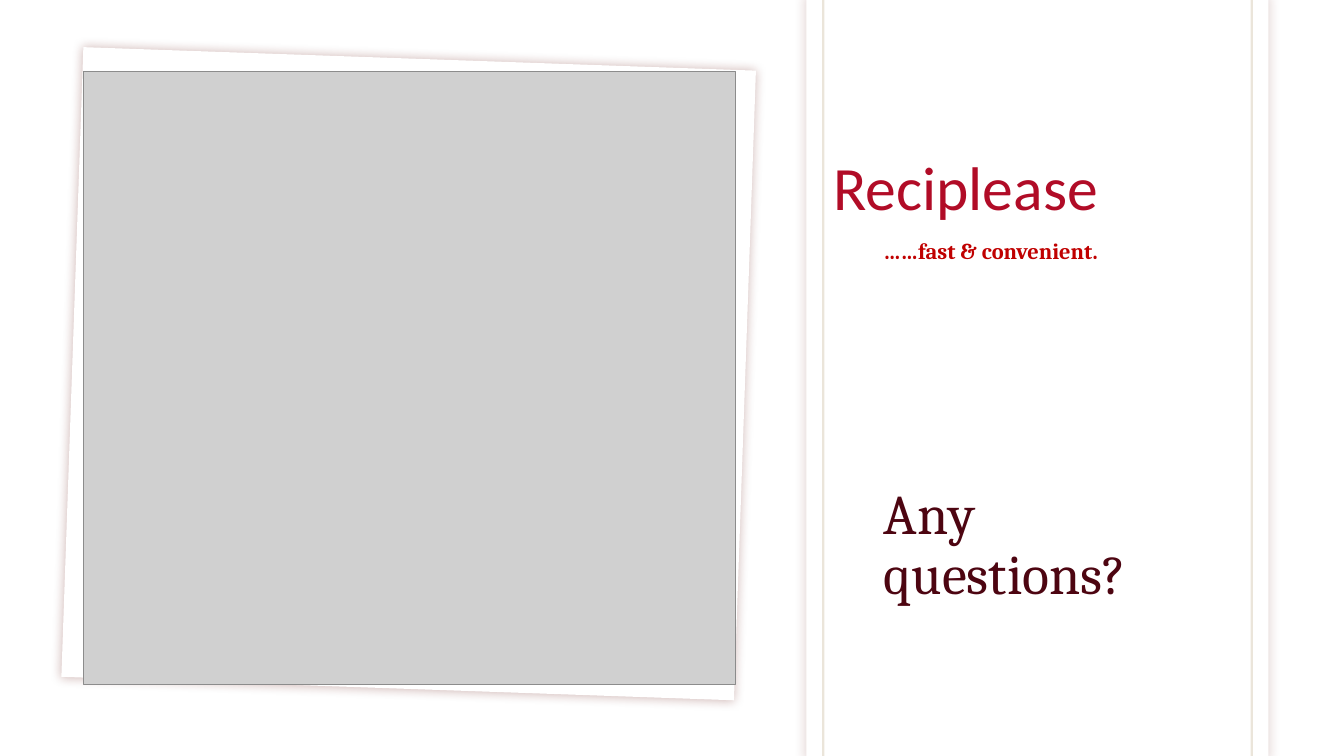
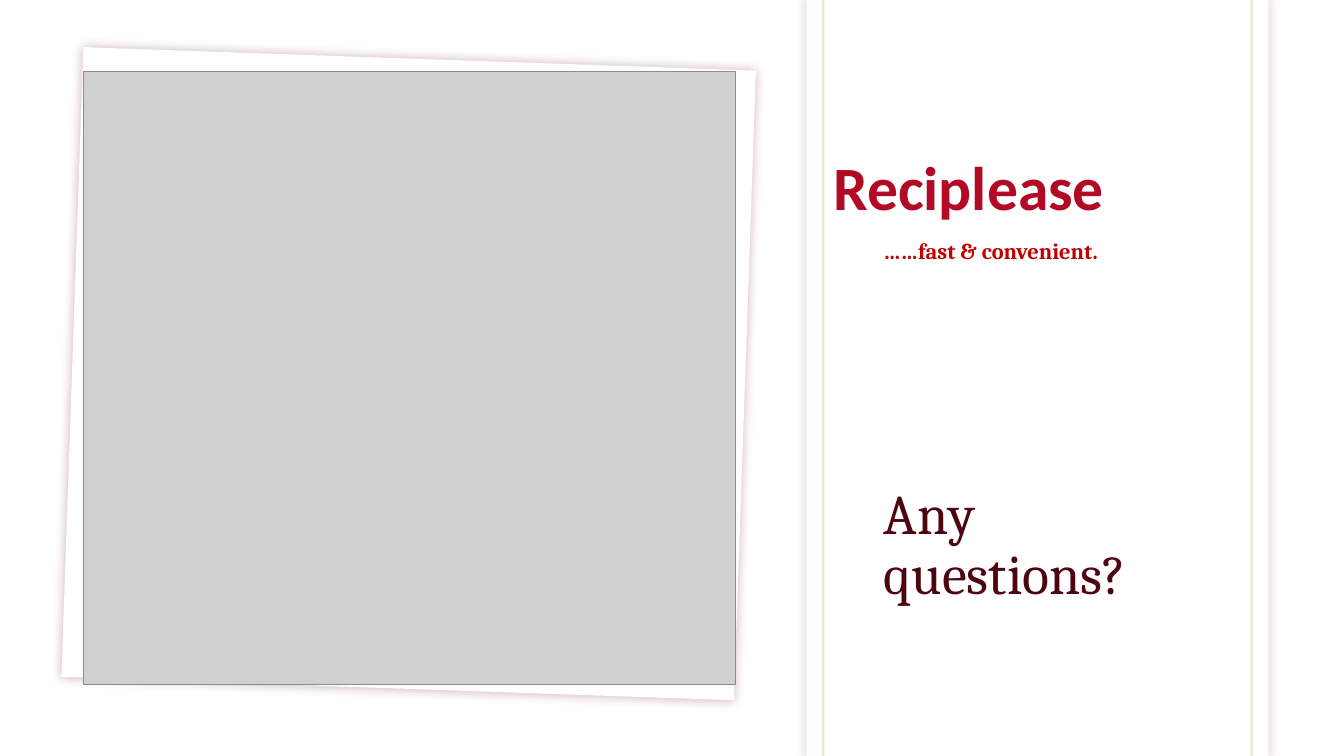
Before and after one commit to brawer88/NewRepo---Capstone, a slide deck: slide 14 of RECIPLEASE.pptx (slide 22 before the commit). Drawn at 1344x756 pixels with LibreOffice and Linux fonts; fonts in the diff are those of the drawing; grey boxes stand for pictures; background and template pictures are left out. Boxes give left, top, right and bottom in pixels: in the first picture for what was removed or moved away, otherwise in the second. Text is boxed around its words. In the diff, an @@ line names an element or a change of style, - is before the commit and + after.

Commit message:
dbReciplease update

```diff
--- a/RECIPLEASE.pptx
+++ b/RECIPLEASE.pptx
@@ rectangle at <box>807,0,1268,756</box>: shadow changed @@
@@ title "Reciplease" at <box>833,166,1104,220</box>: text colour #B10C27 to #B20925, bold on @@
```
Also in this commit, not shown: 12 other slides changed, 1 slide added, 9 slides removed, 2 other files.
